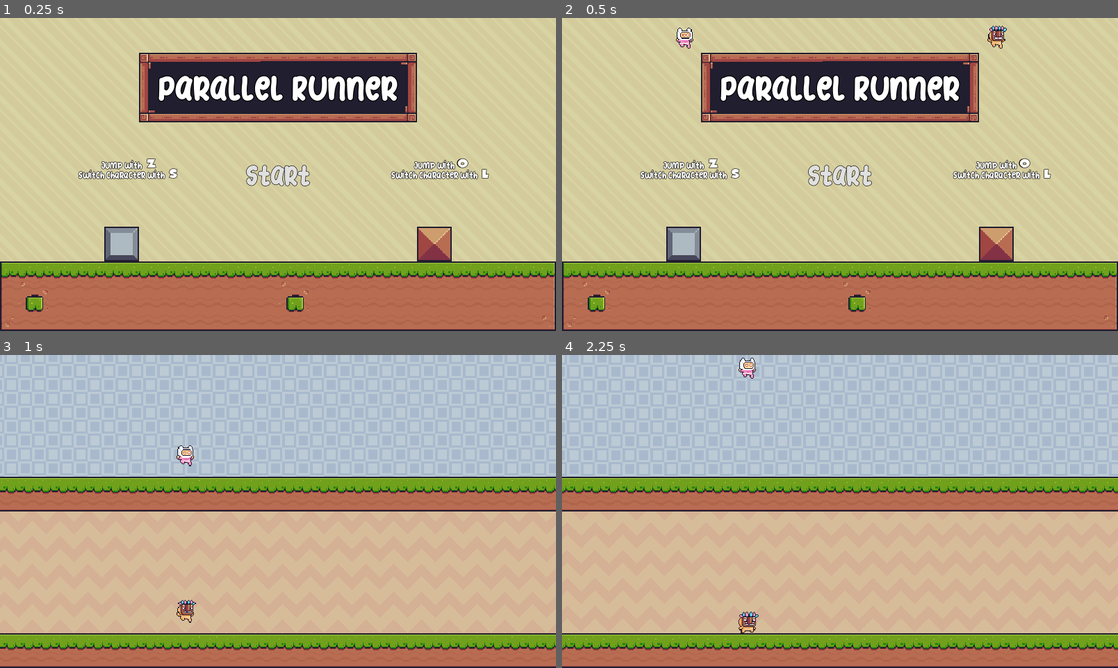
Above: before the commit, frames 1-4 (two rows, left to right).
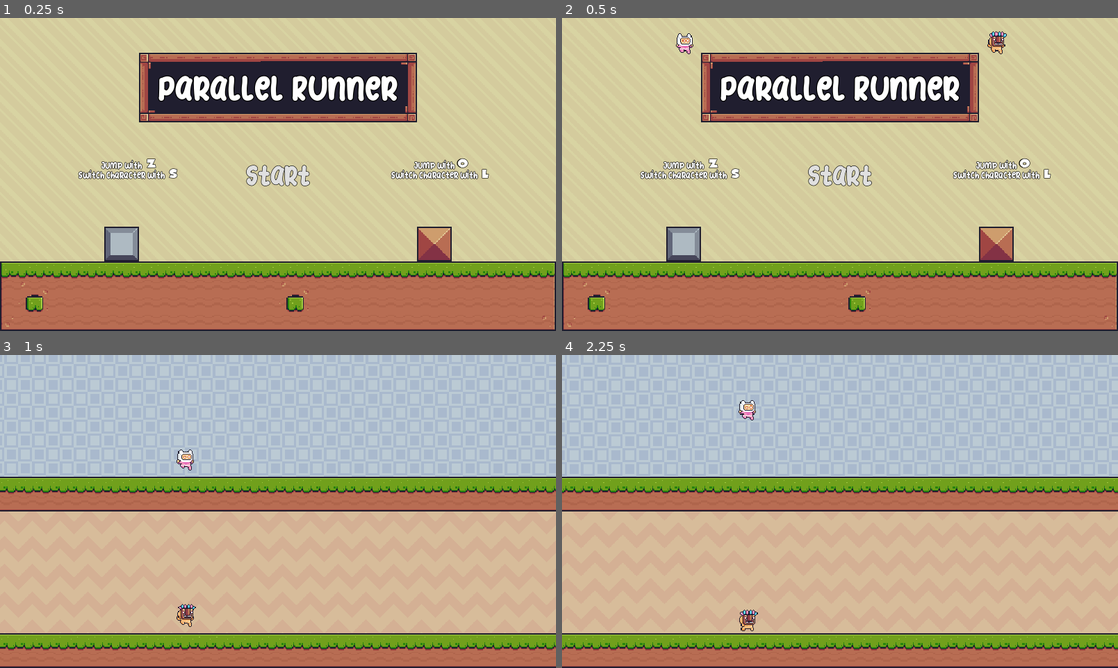
Above: after the commit, the same moments.

Repository: NickSpyker/ParallelRunner
Game: Godot game, scene res://scenes/Main.tscn
Same seed, same stepped clock (60 frames per second), same inputs: the game is played once before the commit and once after it.
Inputs:
- Up to frame 1 (0.25 s): no input
- Up to frame 2 (0.5 s): no input
- Up to frame 3 (1 s): click "Start" at 0.5 s
- Up to frame 4 (2.25 s): tap S (player1_chose) at 1.35 s; tap W (player1_jump) at 1.52 s; tap L (player2_chose) at 2.1 s

Frame 1 is identical in both runs. In frame 2, 0.4% of the frame differs, in the area x 20-80%, y 2-12%; in frame 3, 0.4%; in frame 4, 0.5%, in the area x 31-36%, y 0-89%.

Commit message:
refactor player physic

Diff:
--- a/objects/Player.tscn
+++ b/objects/Player.tscn
@@ -907,8 +907,8 @@
 __meta__ = {
 "_edit_group_": true
 }
-gravity = 1100
-jumpPower = 700
+gravity = 1200
+jumpPower = 600
 
 [node name="CollisionShape2D" type="CollisionShape2D" parent="."]
 shape = SubResource( 181 )
@@ -916,5 +916,5 @@
 [node name="AnimatedSprite" type="AnimatedSprite" parent="."]
 frames = SubResource( 2 )
 animation = "mask_idle"
-frame = 10
+frame = 4
 playing = true
--- a/project.godot
+++ b/project.godot
@@ -22,6 +22,7 @@
 
 window/size/width=1280
 window/size/height=720
+window/size/fullscreen=true
 window/stretch/mode="2d"
 window/stretch/aspect="keep"
 
